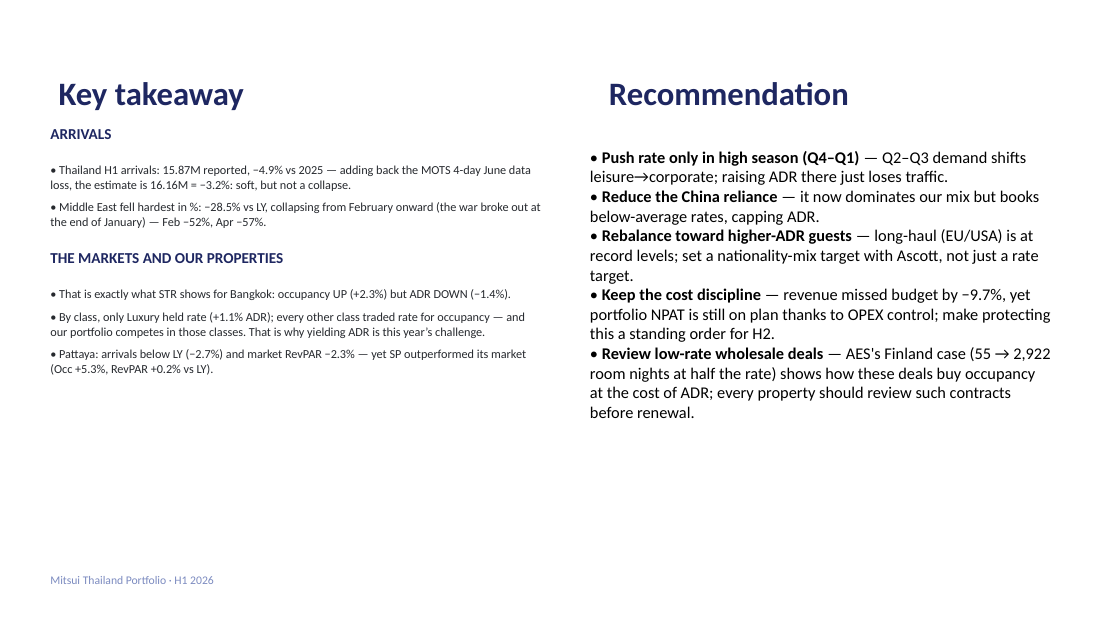
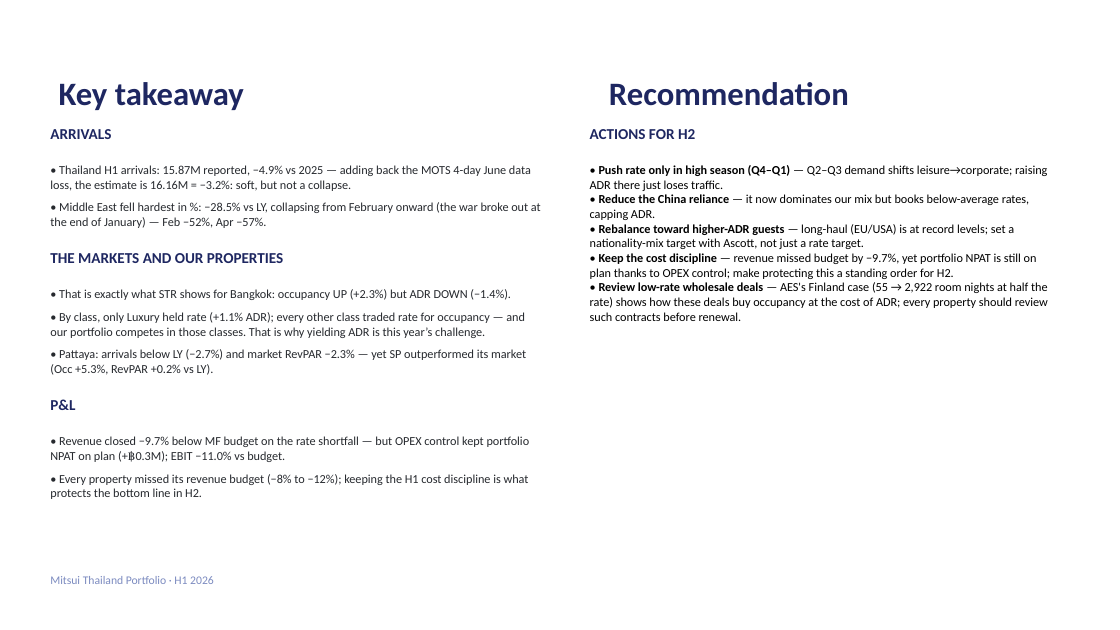
Before and after one commit to Chavin2543/mae-workspace, a slide deck: slide 35 of output/Portfolio_Performance_Report_H1-2026.pptx. Drawn at 1120x630 pixels with LibreOffice and Linux fonts; fonts in the diff are those of the drawing. Boxes give left, top, right and bottom in pixels: in the first picture for what was removed or moved away, otherwise in the second. Text is boxed around its words. In the diff, an @@ line names an element or a change of style, - is before the commit and + after.

```diff
--- a/output/Portfolio_Performance_Report_H1-2026.pptx
+++ b/output/Portfolio_Performance_Report_H1-2026.pptx
@@ text added at (x1=590, y1=129, x2=695, y2=139), 13 pt, text #1E2761, bold @@
+ACTIONS FOR H2
@@ text "• Push rate only in ..." moved from (x1=590, y1=151, x2=1050, y2=418) to (x1=590, y1=165, x2=1048, y2=321) @@
@@ text "• Push rate only in ..." at (x1=590, y1=165, x2=1048, y2=321): size 14 to 10.5 pt @@
@@ text added at (x1=50, y1=399, x2=75, y2=410), 13 pt, text #1E2761, bold @@
+P&L
@@ text added at (x1=50, y1=436, x2=530, y2=499), 10.5 pt, text #26292E @@
+• Revenue closed −9.7% below MF budget on the rate shortfall — but OPEX control kept portfolio NPAT on plan (+฿0.3M); EBIT −11.0% vs budget.
+• Every property missed its revenue budget (−8% to −12%); keeping the H1 cost discipline is what protects the bottom line in H2.
```
Also in this commit, not shown: 5 other slides changed.
